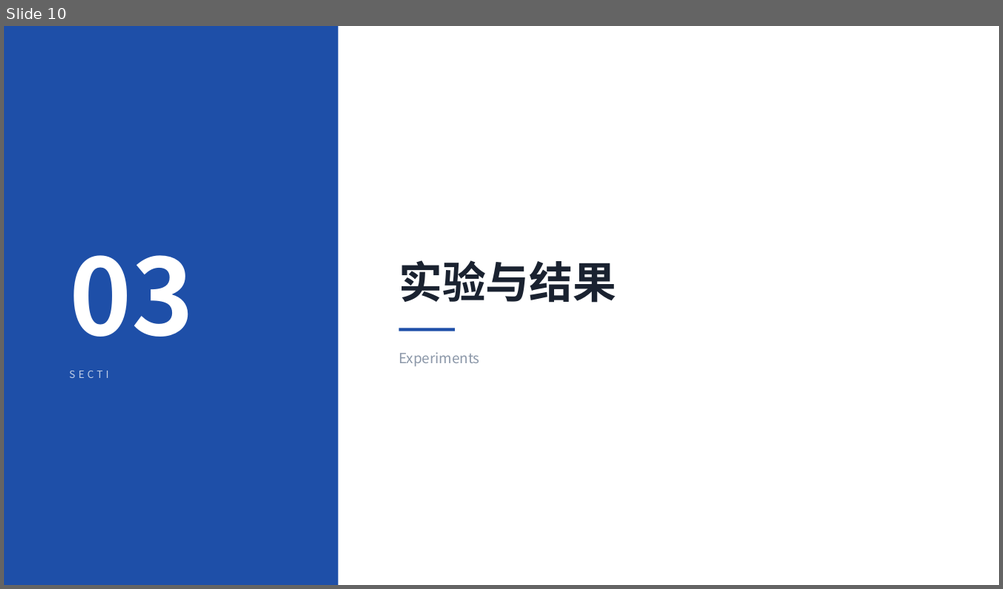
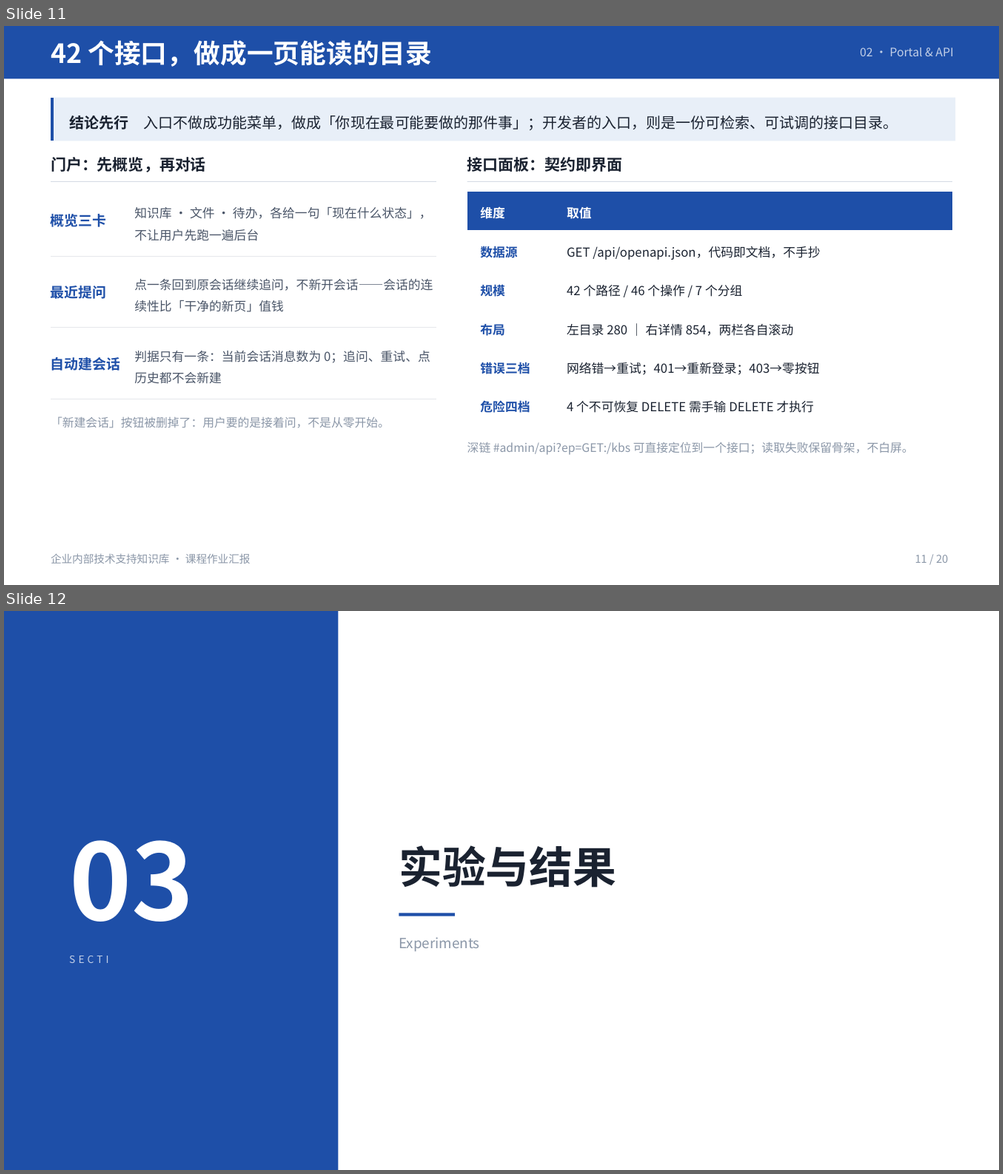
Before and after one commit to NanMuXPY/chenxuanlin-rag-kb, a slide deck: docs/汇报PPT/汇报PPT.pptx. Shown one above the other, each under a label of ours: slide 10 before the commit, slides 11 and 12 after it. The pictures are 1003x589 and 1003x1174 pixels, drawn with LibreOffice and Linux fonts; fonts in the diff are those of the drawing. Boxes give left, top, right and bottom in pixels: in the first picture for what was removed or moved away, otherwise in the second. Text is boxed around its words. In the diff, an @@ line names an element or a change of style, - is before the commit and + after.

Commit message:
docs(汇报PPT): 更新到 v3.2——补治理后台与门户/接口面板两页，修正过期数字（拒答 100%、版本号、下一步 P0），全 deck 18→20 页

```diff
--- a/docs/汇报PPT/汇报PPT.pptx
+++ b/docs/汇报PPT/汇报PPT.pptx
@@ slide 11 added at bbox=[4, 26, 999, 585], background #FFFFFF @@
@@ rectangle added at bbox=[4, 26, 999, 79], fill #1E4FA8 @@
@@ text added at bbox=[51, 40, 432, 67], 25.5 pt, text #FFFFFF, bold @@
+42 个接口，做成一页能读的目录
@@ text added at bbox=[859, 47, 953, 56], 11.2 pt, text #FFFFFF at 72% opacity @@
+02 · Portal & API
@@ freeform shape added at bbox=[51, 98, 955, 141], fill #1E4FA8 @@
@@ rectangle added at bbox=[54, 98, 956, 141], fill #E8EFF8 @@
@@ text added at bbox=[69, 116, 898, 130], 14.2 pt, text #1A2230 @@
+结论先行 入口不做成功能菜单，做成「你现在最可能要做的那件事」；开发者的入口，则是一份可检索、可试调的接口目录。
@@ text added at bbox=[51, 157, 206, 173], 15 pt, text #1A2230, bold @@
+门户：先概览，再对话
@@ text added at bbox=[467, 157, 623, 172], 15 pt, text #1A2230, bold @@
+接口面板：契约即界面
@@ rectangle added at bbox=[51, 181, 436, 182], fill #D6DCE5 @@
@@ freeform shape added at bbox=[51, 186, 436, 258], fill #E5E7EB @@
@@ rectangle added at bbox=[467, 181, 952, 182], fill #D6DCE5 @@
@@ table added at bbox=[467, 192, 952, 424], 6 rows, 2 columns @@
+维度 | 取值
+数据源 | GET /api/openapi.json，代码即文档，不手抄
+规模 | 42 个路径 / 46 个操作 / 7 个分组
+布局 | 左目录 280 ｜ 右详情 854，两栏各自滚动
+错误三档 | 网络错→重试；401→重新登录；403→零按钮
+危险四档 | 4 个不可恢复 DELETE 需手输 DELETE 才执行
@@ text added at bbox=[51, 214, 106, 227], 13.5 pt, text #1E4FA8, bold @@
+概览三卡
@@ text added at bbox=[134, 207, 432, 241], 12 pt, text #4A5568 @@
+知识库 · 文件 · 待办，各给一句「现在什么状态」，不让用户先跑一遍后台
@@ freeform shape added at bbox=[51, 257, 436, 328], fill #E5E7EB @@
@@ text added at bbox=[51, 286, 106, 299], 13.5 pt, text #1E4FA8, bold @@
+最近提问
@@ text added at bbox=[134, 279, 432, 312], 12 pt, text #4A5568 @@
+点一条回到原会话继续追问，不新开会话——会话的连续性比「干净的新页」值钱
@@ freeform shape added at bbox=[51, 328, 436, 400], fill #E5E7EB @@
@@ text added at bbox=[51, 358, 120, 371], 13.5 pt, text #1E4FA8, bold @@
+自动建会话
@@ text added at bbox=[134, 351, 430, 384], 12 pt, text #4A5568 @@
+判据只有一条：当前会话消息数为 0；追问、重试、点历史都不会新建
@@ text added at bbox=[51, 417, 390, 429], 11.2 pt, text #8B97A8 @@
+「新建会话」按钮被删掉了：用户要的是接着问，不是从零开始。
@@ text added at bbox=[467, 443, 913, 455], 11.2 pt, text #8B97A8 @@
+深链 #admin/api?ep=GET:/kbs 可直接定位到一个接口；读取失败保留骨架，不白屏。
@@ text added at bbox=[51, 554, 250, 564], 10.5 pt, text #8B97A8 @@
+企业内部技术支持知识库 · 课程作业汇报
@@ text added at bbox=[915, 555, 948, 563], 10.5 pt, text #8B97A8 @@
+11 / 20
@@ what was slide 10 is now slide 12 @@
```
Also in this commit, not shown: 11 slides changed, 1 other slide added, 20 other files.
